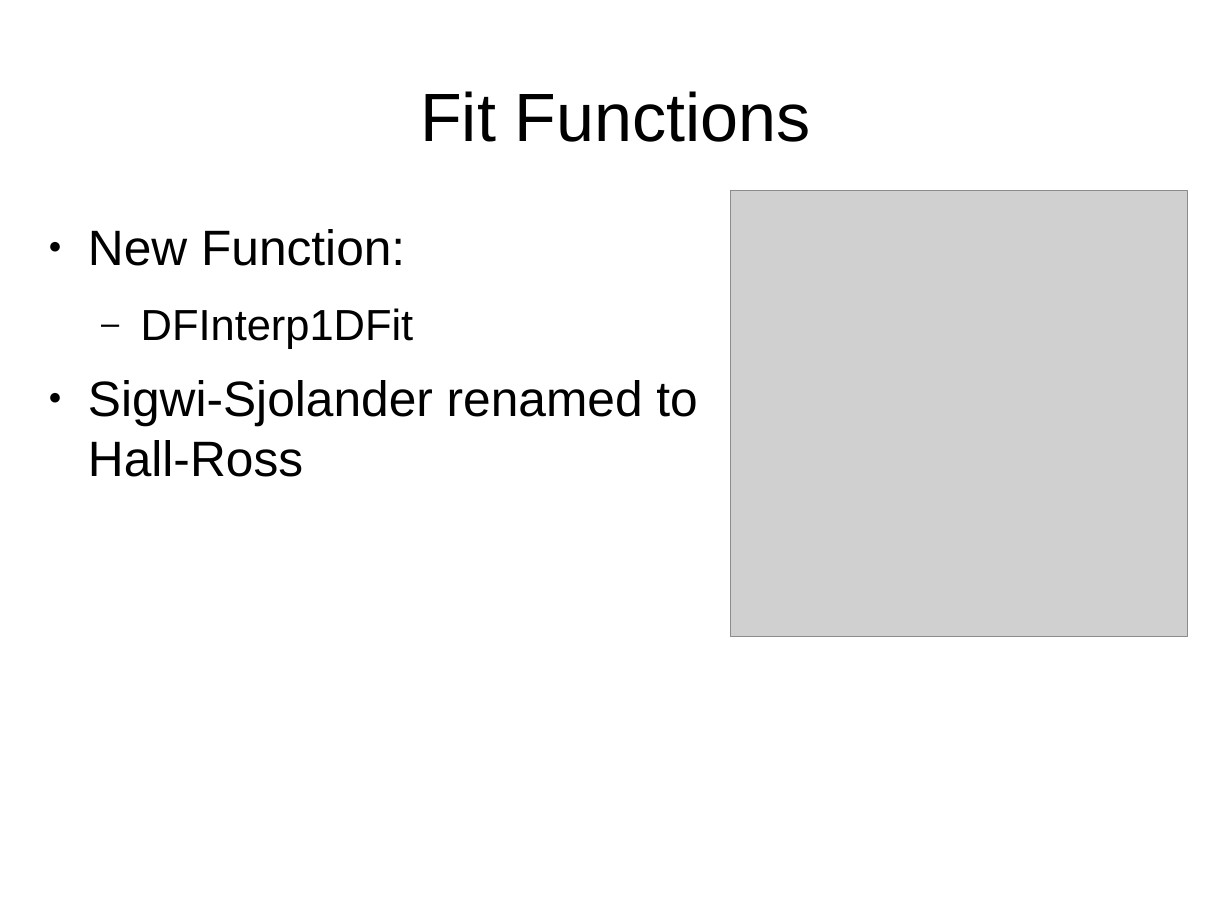
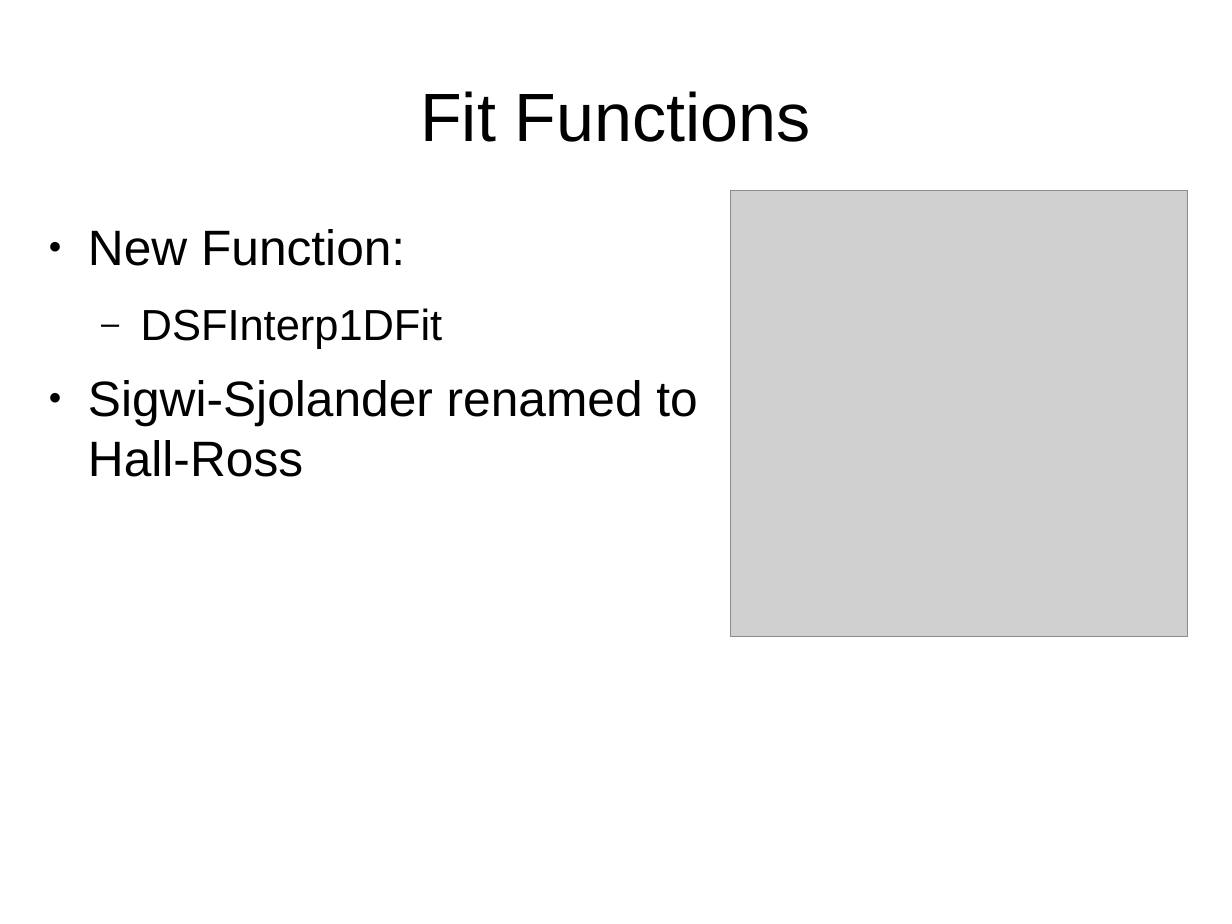
Before and after one commit to samueljackson92/documents, a slide deck: slide 11 of RAL/msg_presentation.pptx (slide 10 before the commit). Drawn at 1232x924 pixels with LibreOffice and Linux fonts; fonts in the diff are those of the drawing; grey boxes stand for pictures. Boxes give left, top, right and bottom in pixels: in the first picture for what was removed or moved away, otherwise in the second. Text is boxed around its words. In the diff, an @@ line names an element or a change of style, - is before the commit and + after.

```diff
--- a/RAL/msg_presentation.pptx
+++ b/RAL/msg_presentation.pptx
@@ text at <box>141,308,442,349</box>: text changed @@
-  – DFInterp1DFit
+  – DSFInterp1DFit
```
Also in this commit, not shown: 3 other slides changed, 1 slide added.
